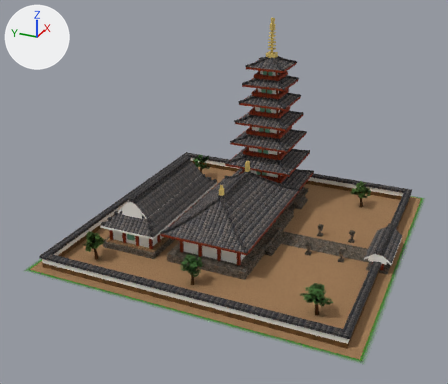
A saved change to the Blender file buildings/cur/44_nara_kokubunji/nara_kokubunji.blend.
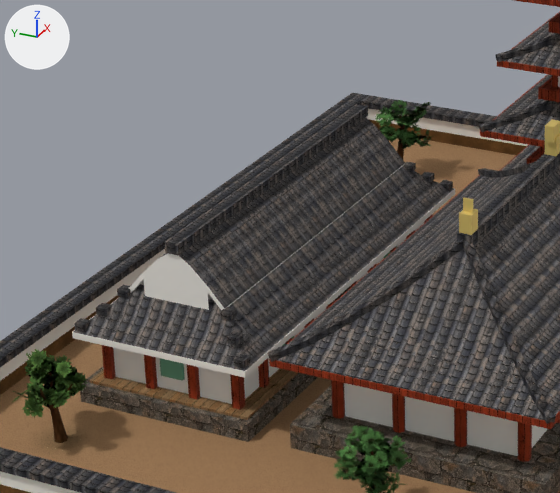
The first picture shows the older version from a camera (50 mm lens) standing at (-7.87, -5.96, 5.66) and looking at (1.45, -1.76, 1.0). The close-ups show the older and then the newer version on the part from 17% to 56% of the width and 32% to 72% of the height of that picture. Only the edits that show in the close-ups are written down. Lighting does not change. The marker at upper left points along +X, +Y and +Z.

Names of what the first close-up shows: 'Tree_pine_762', 'Tree_pine_764', 'Tree_sakura_761', 'nara_kokubunji_mesh'.
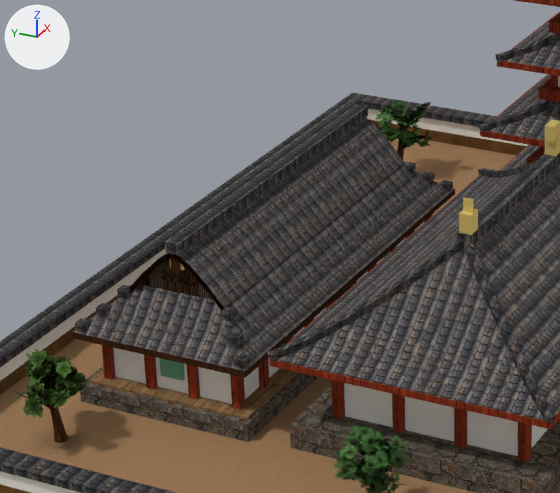
Changed parts and their boxes [x1, y1, x2, y2] in the close-ups (560 x 493 px):
part 1 of me_nara_kokubunji_mesh, added: after [171, 257, 182, 275]
part 2 of me_nara_kokubunji_mesh, added: after [161, 274, 199, 287]
part 3 of me_nara_kokubunji_mesh, added: after [192, 275, 198, 297]
part 4 of me_nara_kokubunji_mesh, added: after [184, 267, 190, 295]
part 5 of me_nara_kokubunji_mesh, added (mostly hidden): after [177, 274, 183, 294]
part 6 of me_nara_kokubunji_mesh, added: after [169, 264, 176, 292]
part 7 of me_nara_kokubunji_mesh, added: after [162, 268, 169, 290]
part 8 of me_nara_kokubunji_mesh, cut back: before [144, 257, 209, 310]; after [129, 254, 224, 311]
part 9 of me_nara_kokubunji_mesh, recoloured: [72, 165, 455, 378] in both

Edits to the bpy script that builds the scene:
```text
Add img_tsuma_kirengoshi_png:
    img_tsuma_kirengoshi_png = load_image('tsuma_kirengoshi.png', '../../../Texture/tsuma_kirengoshi.png', 512, 256, 'sRGB')
Add mat_nara_tsumakirengoshi:
    mat_nara_tsumakirengoshi = bpy.data.materials.new('Nara_TsumaKirengoshi')
    # uses the picture img_tsuma_kirengoshi_png
Add mat_nara_wooddark:
    mat_nara_wooddark = bpy.data.materials.new('Nara_WoodDark')
    # colours: beige #a69079
    # uses the picture img_丸太_樹皮_png
Change me_nara_kokubunji_mesh:
    used by ob_nara_kokubunji_mesh; location = (0.0, 0.0, 0.0)
    remove me_nara_kokubunji_mesh.from_pydata(...)  # 3816 vertices, 2774 faces; spans x -0.97..4.97, y -4.97..0.97, z 0.0..3.77
    add me_nara_kokubunji_mesh.from_pydata(...)  # 4220 vertices, 3014 faces; spans x -0.97..4.97, y -4.97..0.97, z 0.0..3.77
    me_nara_kokubunji_mesh part 1: a new loose piece, a box spanning x 0.536..0.56, y -0.406..-0.354, z 0.808..0.906, in mat_nara_wooddark
    me_nara_kokubunji_mesh part 2: a new loose piece, a box spanning x 0.567..0.583, y -0.494..-0.266, z 0.742..0.766, in mat_nara_wooddark
    me_nara_kokubunji_mesh part 3: a new loose piece, a box spanning x 0.567..0.583, y -0.484..-0.464, z 0.663..0.807, in mat_nara_wooddark
    me_nara_kokubunji_mesh part 4: a new loose piece, a box spanning x 0.567..0.583, y -0.437..-0.417, z 0.663..0.844, in mat_nara_wooddark
    me_nara_kokubunji_mesh part 5: a new loose piece, a box spanning x 0.567..0.583, y -0.39..-0.37, z 0.663..0.882, in mat_nara_wooddark
    me_nara_kokubunji_mesh part 6: a new loose piece, a box spanning x 0.567..0.583, y -0.343..-0.323, z 0.663..0.844, in mat_nara_wooddark
    me_nara_kokubunji_mesh part 7: a new loose piece, a box spanning x 0.567..0.583, y -0.296..-0.276, z 0.663..0.807, in mat_nara_wooddark
    me_nara_kokubunji_mesh part 8: 2 vertices removed from x 0.53, y -0.58..-0.18, z 0.63; 55 vertices added at x 0.53..0.58, y -0.69..-0.07, z 0.63..0.95
    me_nara_kokubunji_mesh part 9: 47 faces spanning x 0.31..2.97, y -4.83..0.17, z 0.21..0.96 switch from mat_nara_plaster (white #eceae3) to mat_nara_wooddark
    other edits to the shape of me_nara_kokubunji_mesh do not show in these pictures
    add me_nara_kokubunji_mesh.materials.append(mat_nara_tsumakirengoshi)
```
